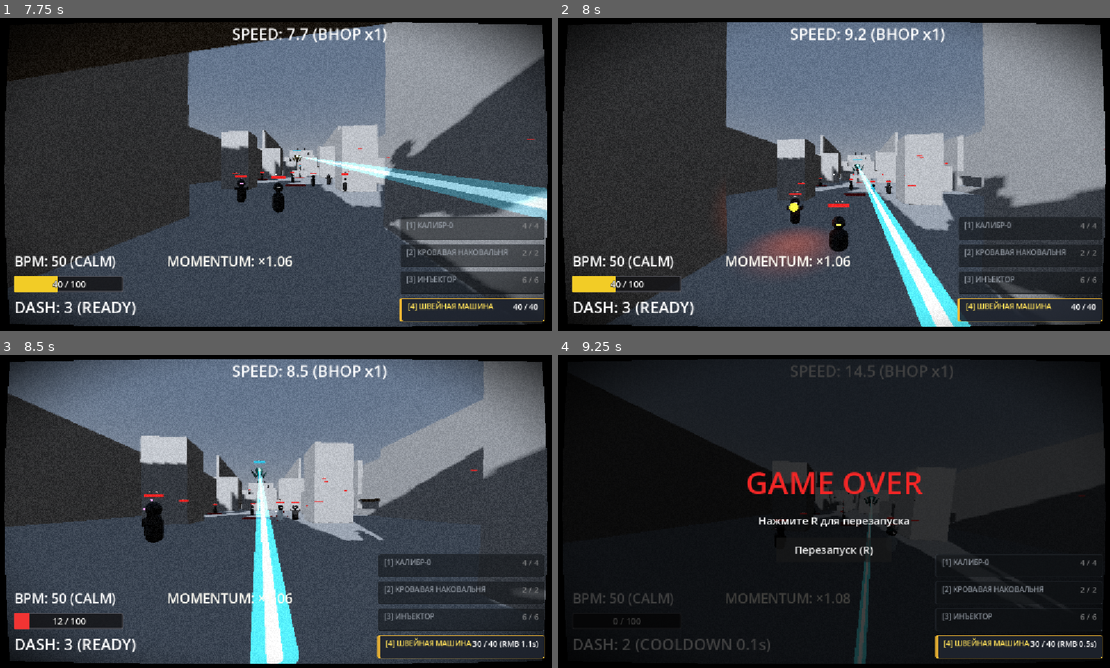
Above: before the commit, frames 1-4 (two rows, left to right).
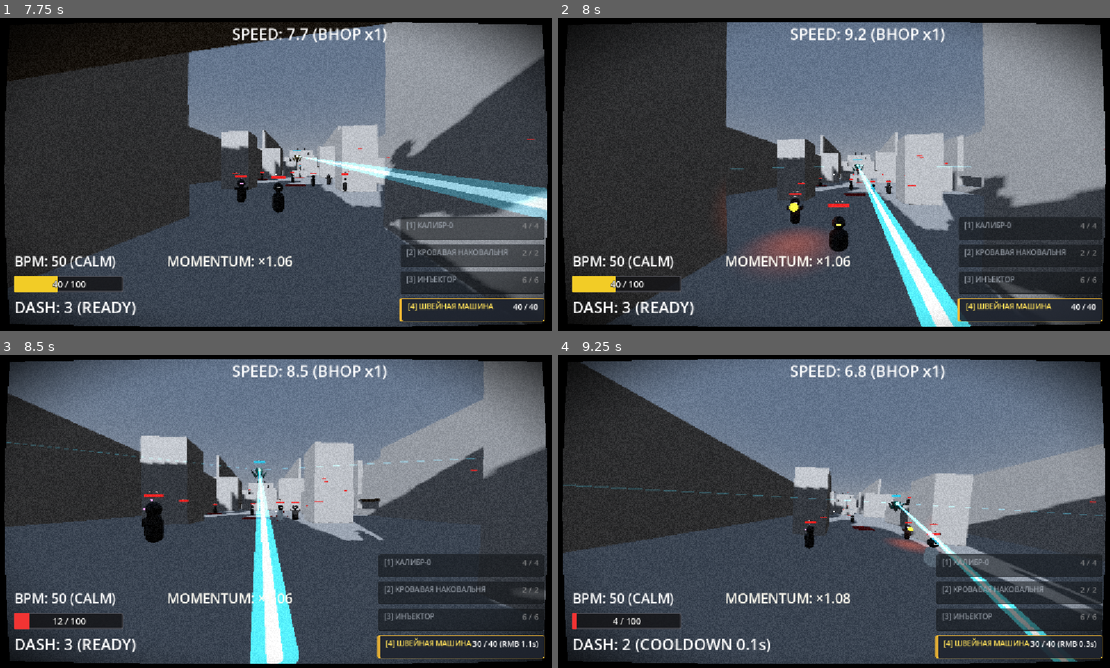
Above: after the commit, the same moments.

Repository: ggou3/voidkill
Game: Godot game, scene res://test_arena.tscn
The game is run twice, just before and just after one commit, with the same random seed, the same clock (stepped at 60 frames per second) and the same inputs. This scene is started directly instead of the project's main scene.
Inputs (mouse positions are in pixels of both pictures, inside the frame that each line leads up to):
- Up to frame 1 (7.75 s): tap Enter at 0.5 s; move the mouse to (309, 174) at 0.52 s; hold Right mouse button (alt_fire) 0.53-1.28 s; hold W (move_forward) 0.53-5.78 s; tap Space (jump) at 0.77, 1.52, 3.02, 3.77, 4.52, 6.02, 6.77, 7.52 s; move the mouse to (248, 174) at 1.27 s; tap Shift (dash) at 1.35 s; move the mouse to (292, 168) at 2.02 s; hold F (melee) 2.03-2.78 s; move the mouse to (270, 180) at 2.77 s; click (270, 180) at 2.85 s; move the mouse to (320, 177) at 3.52 s; hold C (slam) 3.53-4.28 s; move the mouse to (231, 171) at 4.27 s; tap Ctrl (slide) at 4.35 s; move the mouse to (281, 174) at 5.02 s; tap 1 at 5.1 s; move the mouse to (253, 168) at 5.77 s; hold D (move_right) 5.78-6.53 s; tap 2 at 5.85 s; move the mouse to (309, 174) at 6.52 s; hold W (move_forward) from 6.53 s (still down); tap 3 at 6.6 s; move the mouse to (248, 174) at 7.27 s; tap 4 at 7.35 s
- Up to frame 2 (8 s): keep holding W (move_forward)
- Up to frame 3 (8.5 s): keep holding W (move_forward); move the mouse to (292, 505) at 8.02 s; hold Right mouse button (alt_fire) from 8.03 s (still down)
- Up to frame 4 (9.25 s): move the mouse to (828, 517) at 8.77 s; release W (move_forward) at 8.78 s; release Right mouse button (alt_fire) at 8.78 s; hold A (move_left) from 8.78 s (still down); tap Shift (dash) at 8.85 s; tap Space (jump) at 9.02 s

Frame 1 is identical in both runs. In frame 2, less than 0.1% of the frame differs, in the area x 31-75%, y 46-49%; in frame 3, 0.2%; in frame 4, 87%, in the area x 0-100%, y 1-99%.

Commit message:
Limit flyer laser tracking to 60 deg cone with visual boundary markers and 1.05 rad/s speed

Diff:
--- a/enemy_flyer.gd
+++ b/enemy_flyer.gd
@@ -20,7 +20,9 @@
 # Параметры лазерной атаки
 @export var telegraph_duration: float = 0.6 # 0.5-0.7с
 @export var laser_duration: float = 1.8 # 1.5-2.0с
-@export var laser_tracking_speed: float = 1.7 # рад/с (управляемый поворот луча)
+@export var laser_tracking_speed: float = 1.05 # рад/с (управляемый поворот луча, снижено с 1.7 для возможности уклонения)
+@export var max_sector_angle_deg: float = 60.0 # Ограничение угла доворота луча (полуугол сектора, 60 градусов)
+@export var boundary_color: Color = Color(0.2, 0.85, 1.0, 0.28) # Полупрозрачный цвет направляющих границ сектора
 @export var attack_cooldown_min: float = 4.0
 @export var attack_cooldown_max: float = 5.0
 @export var tick_damage: int = 4 # 4-5 HP за тик
@@ -35,6 +37,17 @@
 var laser_timer: float = 0.0
 var laser_tick_timer: float = 0.0
 var current_beam_dir: Vector3 = Vector3.FORWARD
+var initial_laser_dir: Vector3 = Vector3.FORWARD
+var boundary_left_dir: Vector3 = Vector3.FORWARD
+var boundary_right_dir: Vector3 = Vector3.FORWARD
+
+var boundary_left_root: Node3D = null
+var boundary_right_root: Node3D = null
+var boundary_left_marker: MeshInstance3D = null
+var boundary_right_marker: MeshInstance3D = null
+var boundary_mat: StandardMaterial3D = null
+var marker_mat: StandardMaterial3D = null
+
 var bob_time: float = 0.0
 var knockback_velocity: Vector3 = Vector3.ZERO
 var slow_factor: float = 1.0
@@ -116,8 +129,63 @@
 		laser_root.visible = false
 
 	_setup_health_bar()
+	_setup_boundary_visuals()
 	attack_cooldown_timer = randf_range(1.5, 3.0)
 	fear_check_timer = randf_range(1.0, 2.5)
+
+func _setup_boundary_visuals():
+	var cyl_mesh = CylinderMesh.new()
+	cyl_mesh.top_radius = 1.0
+	cyl_mesh.bottom_radius = 1.0
+	cyl_mesh.height = 1.0
+
+	boundary_mat = StandardMaterial3D.new()
+	boundary_mat.transparency = BaseMaterial3D.TRANSPARENCY_ALPHA
+	boundary_mat.blend_mode = BaseMaterial3D.BLEND_MODE_ADD
+	boundary_mat.shading_mode = BaseMaterial3D.SHADING_MODE_UNSHADED
+	boundary_mat.albedo_color = boundary_color
+
+	var sphere_mesh = SphereMesh.new()
+	sphere_mesh.radius = 0.12
+	sphere_mesh.height = 0.24
+
+	marker_mat = StandardMaterial3D.new()
+	marker_mat.transparency = BaseMaterial3D.TRANSPARENCY_ALPHA
+	marker_mat.blend_mode = BaseMaterial3D.BLEND_MODE_ADD
+	marker_mat.shading_mode = BaseMaterial3D.SHADING_MODE_UNSHADED
+	marker_mat.albedo_color = Color(boundary_color.r, boundary_color.g, boundary_color.b, min(1.0, boundary_color.a * 2.2))
+
+	boundary_left_root = Node3D.new()
+	boundary_left_root.name = "BoundaryLeftRoot"
+	boundary_left_root.visible = false
+	var left_mesh = MeshInstance3D.new()
+	left_mesh.mesh = cyl_mesh
+	left_mesh.set_surface_override_material(0, boundary_mat)
+	boundary_left_root.add_child(left_mesh)
+	add_child(boundary_left_root)
+
+	boundary_left_marker = MeshInstance3D.new()
+	boundary_left_marker.name = "BoundaryLeftMarker"
+	boundary_left_marker.mesh = sphere_mesh
+	boundary_left_marker.set_surface_override_material(0, marker_mat)
+	boundary_left_marker.visible = false
+	add_child(boundary_left_marker)
+
+	boundary_right_root = Node3D.new()
+	boundary_right_root.name = "BoundaryRightRoot"
+	boundary_right_root.visible = false
+	var right_mesh = MeshInstance3D.new()
+	right_mesh.mesh = cyl_mesh
+	right_mesh.set_surface_override_material(0, boundary_mat)
+	boundary_right_root.add_child(right_mesh)
+	add_child(boundary_right_root)
+
+	boundary_right_marker = MeshInstance3D.new()
+	boundary_right_marker.name = "BoundaryRightMarker"
+	boundary_right_marker.mesh = sphere_mesh
+	boundary_right_marker.set_surface_override_material(0, marker_mat)
+	boundary_right_marker.visible = false
+	add_child(boundary_right_marker)
 
 func _setup_health_bar():
 	hp_viewport = SubViewport.new()
@@ -384,6 +452,10 @@
 	laser_timer = laser_duration
 	laser_tick_timer = 0.0
 
+	# Фиксируем начальное направление луча строго в момент завершения телеграфа
+	initial_laser_dir = current_beam_dir.normalized()
+	_calculate_sector_boundaries()
+
 	if eye_material:
 		eye_material.emission = EYE_COLOR_FIRING
 		eye_material.emission_energy_multiplier = 7.0
@@ -392,7 +464,19 @@
 		eye_light.light_energy = 3.5
 
 	_update_beam_visual(true, 0.06, 1.0)
+	_update_boundary_visuals()
 	AudioManager.play_sound("rail_shot")
+
+func _calculate_sector_boundaries():
+	var max_angle_rad = deg_to_rad(max_sector_angle_deg)
+	var up_ref = Vector3.UP
+	if abs(initial_laser_dir.dot(Vector3.UP)) > 0.92:
+		up_ref = Vector3.FORWARD
+	var right_axis = initial_laser_dir.cross(up_ref).normalized()
+	var sector_up = right_axis.cross(initial_laser_dir).normalized()
+
+	boundary_left_dir = initial_laser_dir.rotated(sector_up, max_angle_rad).normalized()
+	boundary_right_dir = initial_laser_dir.rotated(sector_up, -max_angle_rad).normalized()
 
 func _process_laser_firing(delta: float):
 	laser_timer -= delta
@@ -401,9 +485,19 @@
 	# Во время стрельбы лазером медленно дрейфуем на высоте
 	_maintain_hover_height(delta, Vector3.ZERO)
 
+	var eye_pos = _get_eye_position()
+
 	if is_instance_valid(target_player) and not ("is_dead" in target_player and target_player.is_dead):
-		var eye_pos = _get_eye_position()
 		var target_aim = (target_player.global_position + Vector3(0, 0.2, 0) - eye_pos).normalized()
+
+		# Ограничиваем суммарный доворот луча конусом 60 градусов от initial_laser_dir
+		var max_angle_rad = deg_to_rad(max_sector_angle_deg)
+		var angle_from_initial = initial_laser_dir.angle_to(target_aim)
+		if angle_from_initial > max_angle_rad:
+			if angle_from_initial > 0.001:
+				target_aim = initial_laser_dir.slerp(target_aim, max_angle_rad / angle_from_initial).normalized()
+			else:
+				target_aim = initial_laser_dir
 
 		# Ограниченная скорость доворачивания луча (laser_tracking_speed рад/с)
 		var angle_diff = current_beam_dir.angle_to(target_aim)
@@ -412,6 +506,11 @@
 			var t = min(1.0, max_step / angle_diff)
 			current_beam_dir = current_beam_dir.slerp(target_aim, t).normalized()
 
+		# Дополнительная страховка: гарантируем, что current_beam_dir никогда не выходит за 60 градусов
+		var cur_angle = initial_laser_dir.angle_to(current_beam_dir)
+		if cur_angle > max_angle_rad and cur_angle > 0.001:
+			current_beam_dir = initial_laser_dir.slerp(current_beam_dir, max_angle_rad / cur_angle).normalized()
+
 		# Поворачиваем тело дрона в сторону луча
 		var dir_h = Vector3(current_beam_dir.x, 0, current_beam_dir.z).normalized()
 		if dir_h.length_squared() > 0.01:
@@ -421,6 +520,9 @@
 		_cast_laser_and_damage(eye_pos, delta)
 	else:
 		_update_beam_visual(true, 0.06, 1.0)
+
+	# Обновление направляющих границ сектора поражения
+	_update_boundary_visuals()
 
 	if laser_timer <= 0.0:
 		_end_firing()
@@ -495,9 +597,97 @@
 	if laser_core_mat:
 		laser_core_mat.albedo_color.a = alpha
 
+func _update_boundary_visuals():
+	if not boundary_left_root or not boundary_right_root:
+		return
+
+	var eye_pos = _get_eye_position()
+	var max_range = 45.0
+	var space_state = get_world_3d().direct_space_state
+
+	var exclude_rids: Array[RID] = [get_rid()]
+	for enemy in get_tree().get_nodes_in_group("enemy"):
+		if enemy is CollisionObject3D:
+			exclude_rids.append(enemy.get_rid())
+	var p = get_tree().get_first_node_in_group("player")
+	if is_instance_valid(p) and p is CollisionObject3D:
+		exclude_rids.append(p.get_rid())
+
+	# Левая направляющая луча (граница сектора +60°)
+	var left_end = eye_pos + boundary_left_dir * max_range
+	if space_state:
+		var q_left = PhysicsRayQueryParameters3D.create(eye_pos, left_end)
+		q_left.exclude = exclude_rids
+		q_left.collide_with_bodies = true
+		q_left.collide_with_areas = false
+		var hit_left = space_state.intersect_ray(q_left)
+		if not hit_left.is_empty():
+			left_end = hit_left.position
+			if boundary_left_marker:
+				boundary_left_marker.visible = true
+				boundary_left_marker.global_position = hit_left.position + hit_left.normal * 0.08
+		elif boundary_left_marker:
+			boundary_left_marker.visible = false
+	elif boundary_left_marker:
+		boundary_left_marker.visible = false
+
+	_render_cylinder_beam(boundary_left_root, eye_pos, left_end, 0.012)
+
+	# Правая направляющая луча (граница сектора -60°)
+	var right_end = eye_pos + boundary_right_dir * max_range
+	if space_state:
+		var q_right = PhysicsRayQueryParameters3D.create(eye_pos, right_end)
+		q_right.exclude = exclude_rids
+		q_right.collide_with_bodies = true
+		q_right.collide_with_areas = false
+		var hit_right = space_state.intersect_ray(q_right)
+		if not hit_right.is_empty():
+			right_end = hit_right.position
+			if boundary_right_marker:
+				boundary_right_marker.visible = true
+				boundary_right_marker.global_position = hit_right.position + hit_right.normal * 0.08
+		elif boundary_right_marker:
+			boundary_right_marker.visible = false
+	elif boundary_right_marker:
+		boundary_right_marker.visible = false
+
+	_render_cylinder_beam(boundary_right_root, eye_pos, right_end, 0.012)
+
+func _render_cylinder_beam(root: Node3D, start_pos: Vector3, end_pos: Vector3, thickness: float):
+	if not root:
+		return
+	var dist = start_pos.distance_to(end_pos)
+	if dist < 0.1:
+		root.visible = false
+		return
+
+	root.visible = true
+	var mid = (start_pos + end_pos) * 0.5
+	root.global_position = mid
+
+	var dir = (end_pos - start_pos).normalized()
+	if abs(dir.y) > 0.98:
+		root.look_at(root.global_position + dir, Vector3.RIGHT)
+	else:
+		root.look_at(root.global_position + dir, Vector3.UP)
+
+	root.rotate_object_local(Vector3.RIGHT, deg_to_rad(90.0))
+	root.scale = Vector3(thickness, dist, thickness)
+
+func _hide_boundary_visuals():
+	if boundary_left_root:
+		boundary_left_root.visible = false
+	if boundary_right_root:
+		boundary_right_root.visible = false
+	if boundary_left_marker:
+		boundary_left_marker.visible = false
+	if boundary_right_marker:
+		boundary_right_marker.visible = false
+
 func _end_firing():
 	if laser_root:
 		laser_root.visible = false
+	_hide_boundary_visuals()
 	if eye_material:
 		eye_material.emission = EYE_COLOR_IDLE
 		eye_material.emission_energy_multiplier = 3.5
Not shown, added: enemy_flyer.gd.uid
Not shown, changed: DESIGN.md
